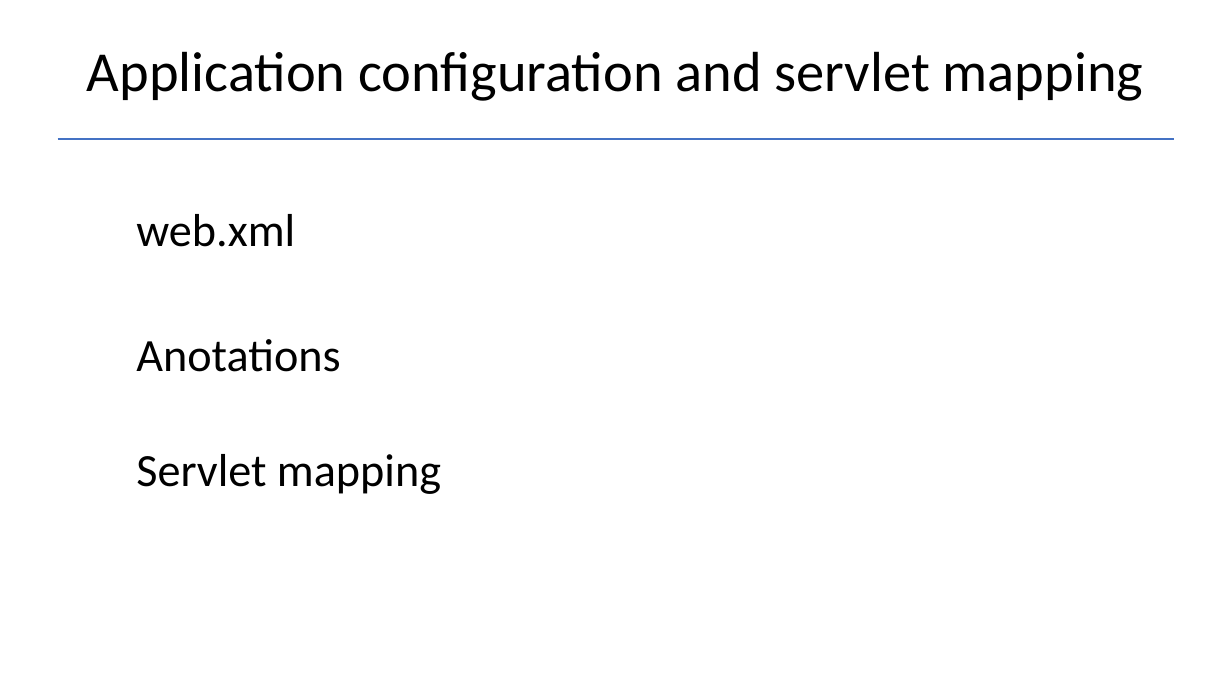
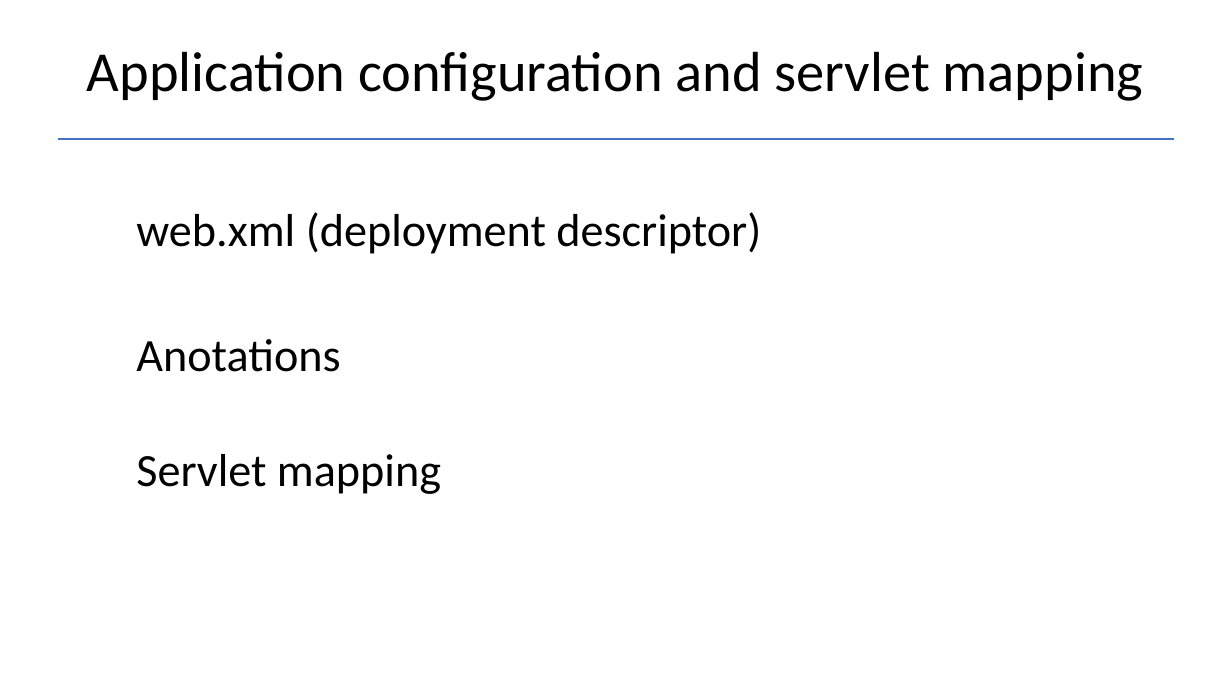
Before and after one commit to Garnik94/Levelup_presentations, a slide deck: slide 8 of Servlet/Servlet_Presentation.pptx. Drawn at 1232x693 pixels with LibreOffice and Linux fonts; fonts in the diff are those of the drawing. Boxes give left, top, right and bottom in pixels: in the first picture for what was removed or moved away, otherwise in the second. Text is boxed around its words. In the diff, an @@ line names an element or a change of style, - is before the commit and + after.

```diff
--- a/Servlet/Servlet_Presentation.pptx
+++ b/Servlet/Servlet_Presentation.pptx
@@ text at box(136, 212, 761, 254): text changed @@
-web.xml
+web.xml (deployment descriptor)
```
Also in this commit, not shown: 1 other slide changed, 3 other files.
